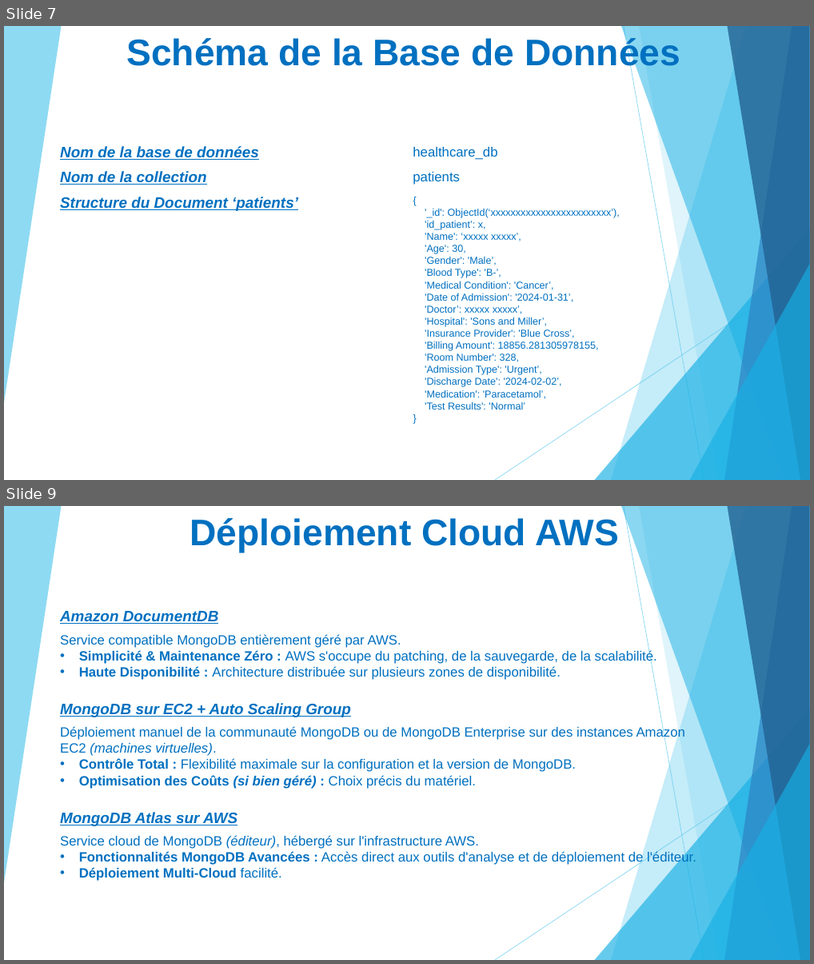
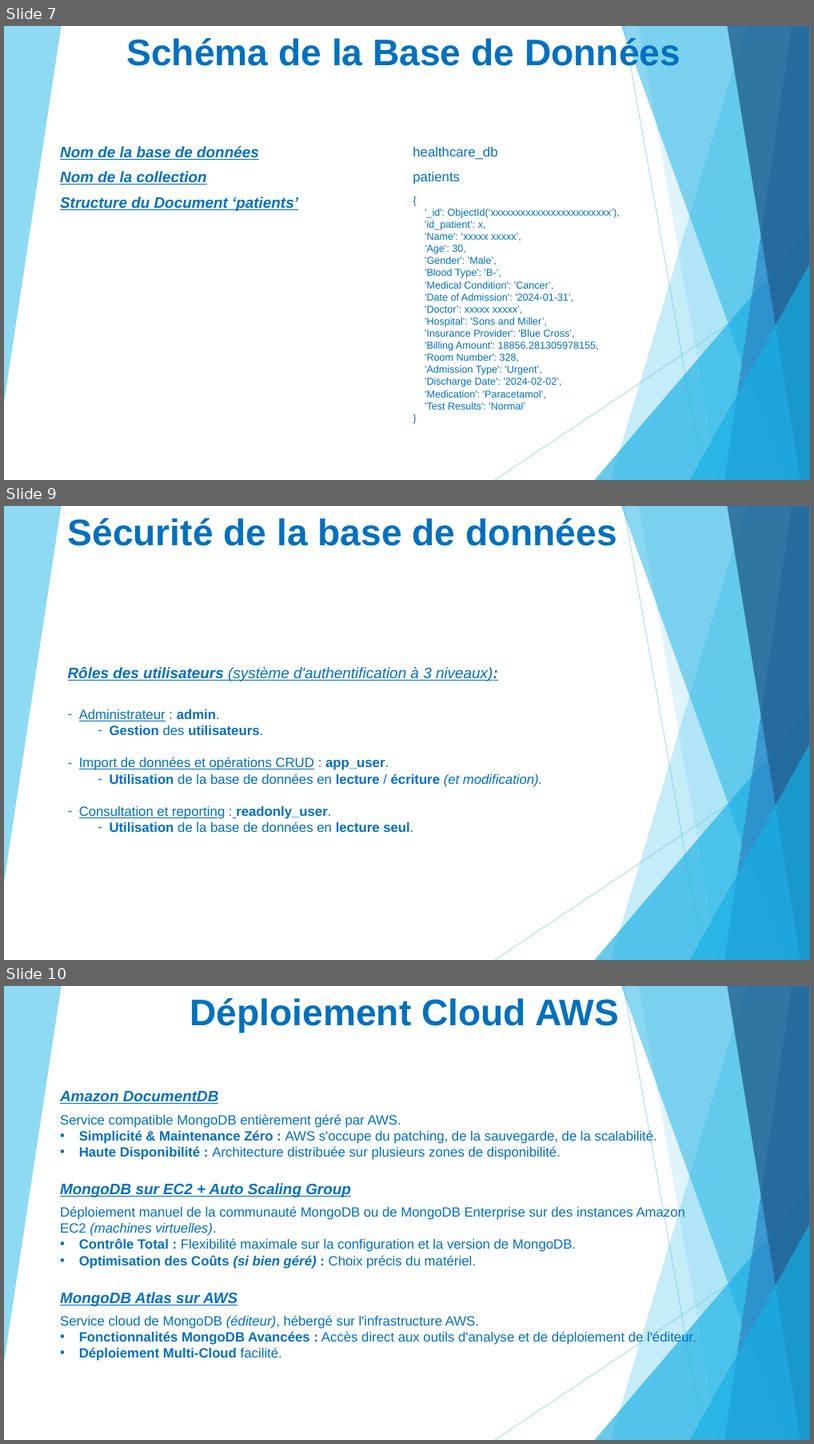
Before and after one commit to merais/formation, a slide deck: P5_Maintenez_et_documentez_un_systeme_de_stockage_des_donnees_securise_et_performant_bailleul_aymeric/_projet/_docs/ABAI_P5_03_presentation.pptx. Shown one above the other, each under a label of ours: slides 7 and 9 before the commit, slides 7, 9 and 10 after it; the slides between them are not shown. The pictures are 814x964 and 814x1444 pixels, drawn with LibreOffice and Linux fonts; fonts in the diff are those of the drawing. Boxes give left, top, right and bottom in pixels: in the first picture for what was removed or moved away, otherwise in the second. Text is boxed around its words. In the diff, an @@ line names an element or a change of style, - is before the commit and + after.

```diff
--- a/P5_Maintenez_et_documentez_un_systeme_de_stockage_des_donnees_securise_et_performant_bailleul_aymeric/_projet/_docs/ABAI_P5_03_presentation.pptx
+++ b/P5_Maintenez_et_documentez_un_systeme_de_stockage_des_donnees_securise_et_performant_bailleul_aymeric/_projet/_docs/ABAI_P5_03_presentation.pptx
@@ slide 9 added at <box>4,506,810,960</box>, background #FFFFFF; not listed: 10 template elements that a slide beside it also shows @@
@@ text added at <box>68,518,618,546</box>, 44 pt, text #0070C0, bold @@
+Sécurité de la base de données
@@ text added at <box>68,667,498,681</box>, 18 pt, text #0070C0, italic, underline @@
+Rôles des utilisateurs (système d'authentification à 3 niveaux):
@@ text added at <box>79,709,543,832</box>, 16 pt, text #0070C0 @@
+– Administrateur : admin.
+  – Gestion des utilisateurs.
+– Import de données et opérations CRUD : app_user.
+  – Utilisation de la base de données en lecture / écriture (et modification).
+– Consultation et reporting : readonly_user.
+  – Utilisation de la base de données en lecture seul.
@@ what was slide 9 is now slide 10 @@
```
Also in this commit, not shown: 2 slides changed, 1 other slide added, 2 other files.
